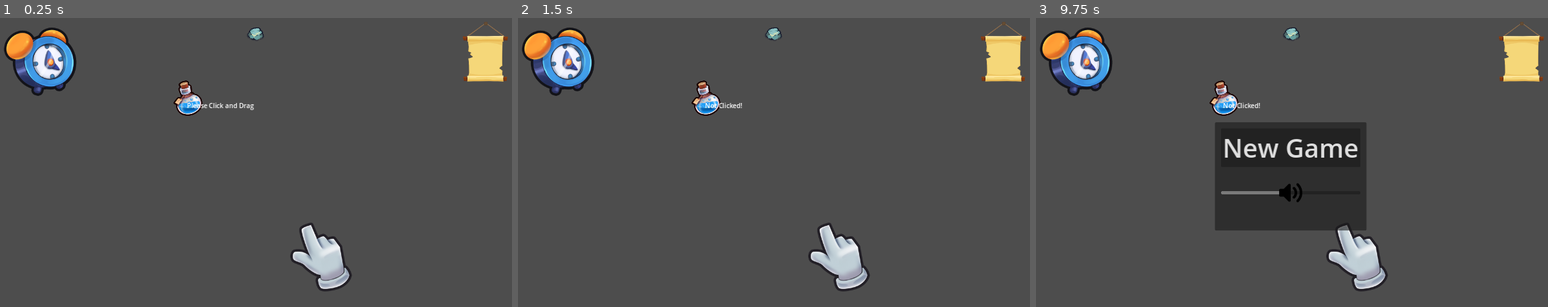
Above: before the commit, frames 1-3 (left to right).
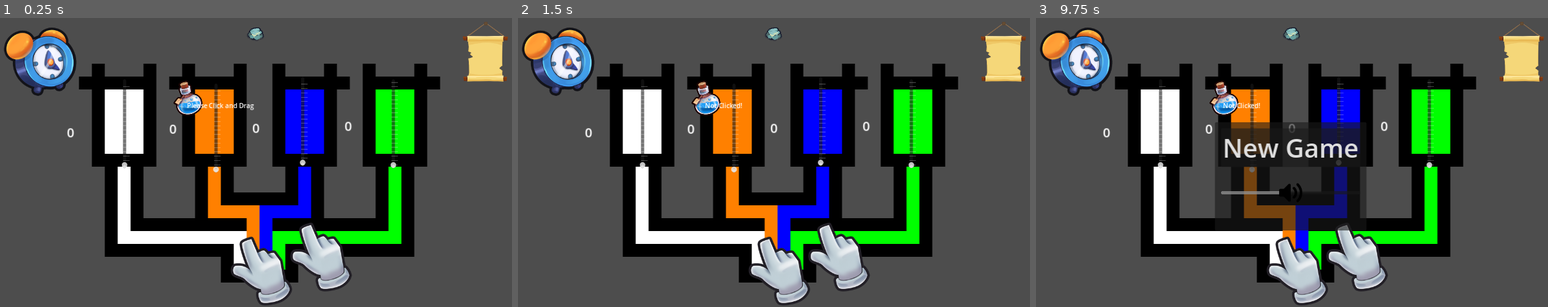
Above: after the commit, the same moments.

Repository: IceEmperor4944/PhilosophersStone
Game: Godot game, scene res://Scenes/ExampleMain.tscn
Two runs of this game, one before a commit and one after it. Both use one fixed random seed, a clock stepped at 60 frames per second and the inputs below. This scene is started directly instead of the project's main scene.
Inputs (mouse positions are in pixels of both pictures, inside the frame that each line leads up to):
- Up to frame 1 (0.25 s): no input
- Up to frame 2 (1.5 s): click (558, 61) at 0.5 s; click (774, 35) at 1.25 s
- Up to frame 3 (9.75 s): click (1358, 254) at 2 s; click (1297, 269) at 2.77 s; click (1076, 61) at 3.5 s; click (1292, 35) at 4.25 s; click (1358, 254) at 5 s; click (1297, 269) at 5.77 s; click (1076, 61) at 6.5 s; click (1292, 35) at 7.25 s; click (1358, 254) at 8 s; click (1297, 269) at 8.77 s; click (1522, 52) at 9.5 s

The runs differ from the first frame. In frame 1, 32% of the frame differs, in the area x 13-87%, y 15-100%; in frame 2, 33%; in frame 3, 30%.
Error in both runs: Cannot call method 'get_parent' on a null value. (res://Scripts/ingredient_manager_test.gd:69)

Commit message:
Minor Changes
minor changes

Diff:
--- a/quest-for-the-philosopher's-stone/Scenes/ExampleMain.tscn
+++ b/quest-for-the-philosopher's-stone/Scenes/ExampleMain.tscn
@@ -1,7 +1,8 @@
-[gd_scene load_steps=3 format=3 uid="uid://b4q4jley78old"]
+[gd_scene load_steps=4 format=3 uid="uid://b4q4jley78old"]
 
 [ext_resource type="PackedScene" uid="uid://dp0r2qikrjfyb" path="res://Scenes/HUD_v0.1.tscn" id="1_mnkpd"]
 [ext_resource type="AudioStream" uid="uid://fvq8h4w47yb1" path="res://Assets/Sounds/350703__fran_ky__126-num-alchemy-eagb-5.wav" id="2_4xcml"]
+[ext_resource type="PackedScene" uid="uid://ch0utvogqndvw" path="res://Scenes/MachineGUI.tscn" id="3_mv6bb"]
 
 [node name="ExampleMain" type="Node2D"]
 
@@ -11,3 +12,5 @@
 stream = ExtResource("2_4xcml")
 autoplay = true
 bus = &"Music"
+
+[node name="Machine" parent="." instance=ExtResource("3_mv6bb")]
